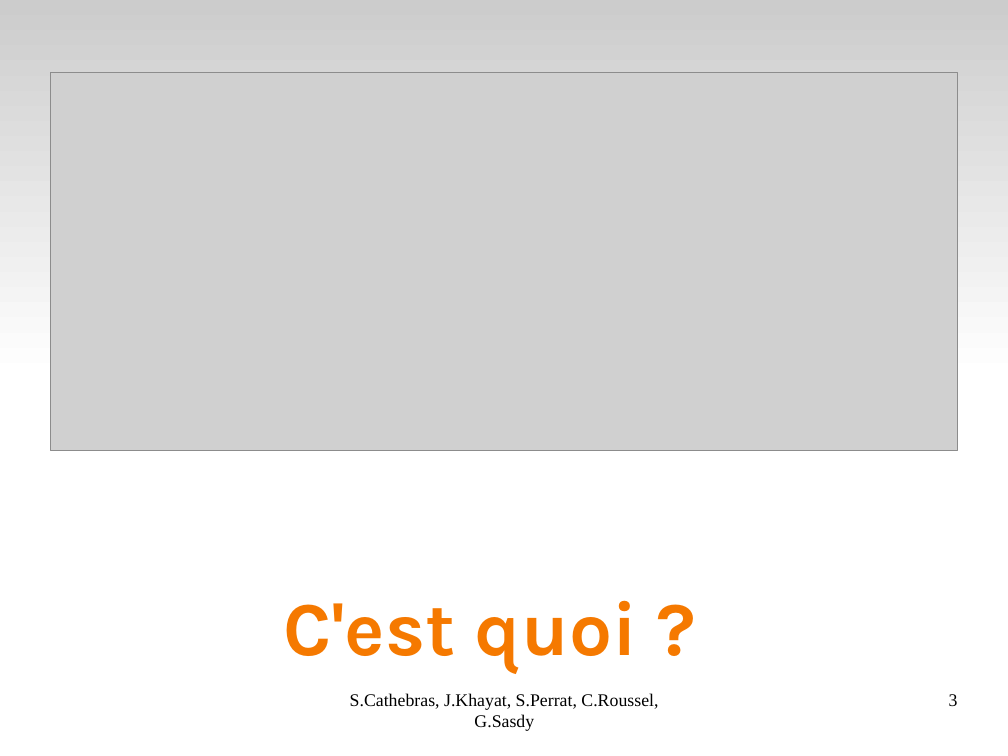
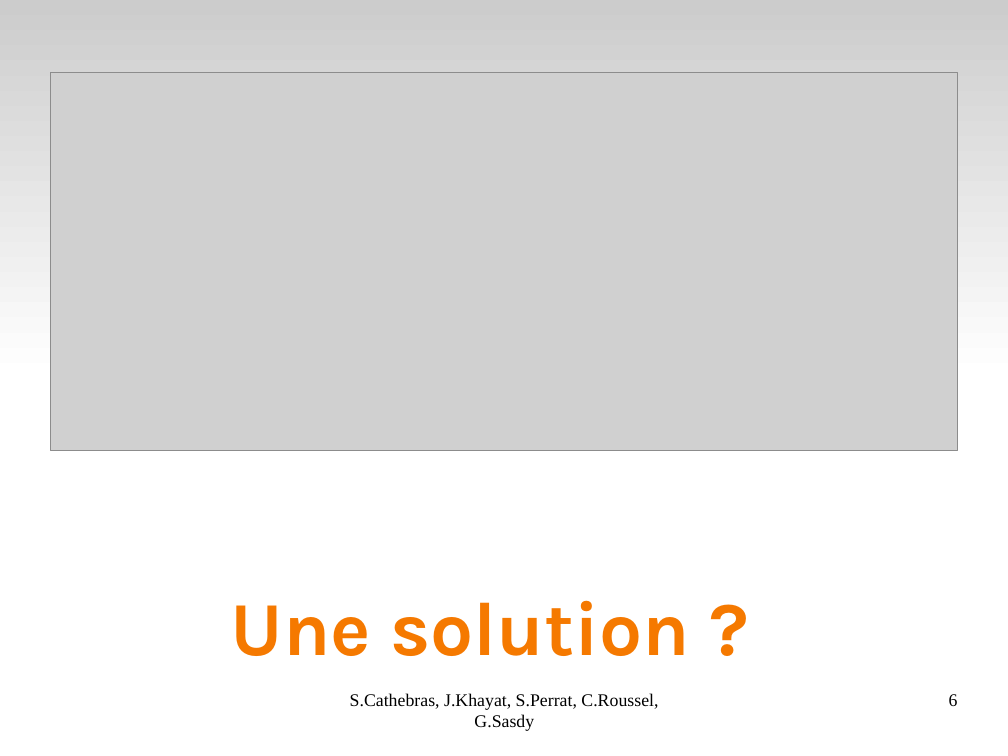
Before and after one commit to Darktrop/git-mediawiki-ensimag, a slide deck: slide 6 of sheme/presoutenance/Bilan.odp (slide 3 before the commit). Drawn at 1008x756 pixels with LibreOffice and Linux fonts; fonts in the diff are those of the drawing; grey boxes stand for pictures. Boxes give left, top, right and bottom in pixels: in the first picture for what was removed or moved away, otherwise in the second. Text is boxed around its words. In the diff, an @@ line names an element or a change of style, - is before the commit and + after.

```diff
--- a/sheme/presoutenance/Bilan.odp
+++ b/sheme/presoutenance/Bilan.odp
@@ title at [230,600,690,656]: text changed @@
-C'est quoi ?
+Une solution ?
@@ page number at [949,694,958,706]: text changed @@
-3
+6
```
Also in this commit, not shown: 4 other slides changed, 7 slides added.
